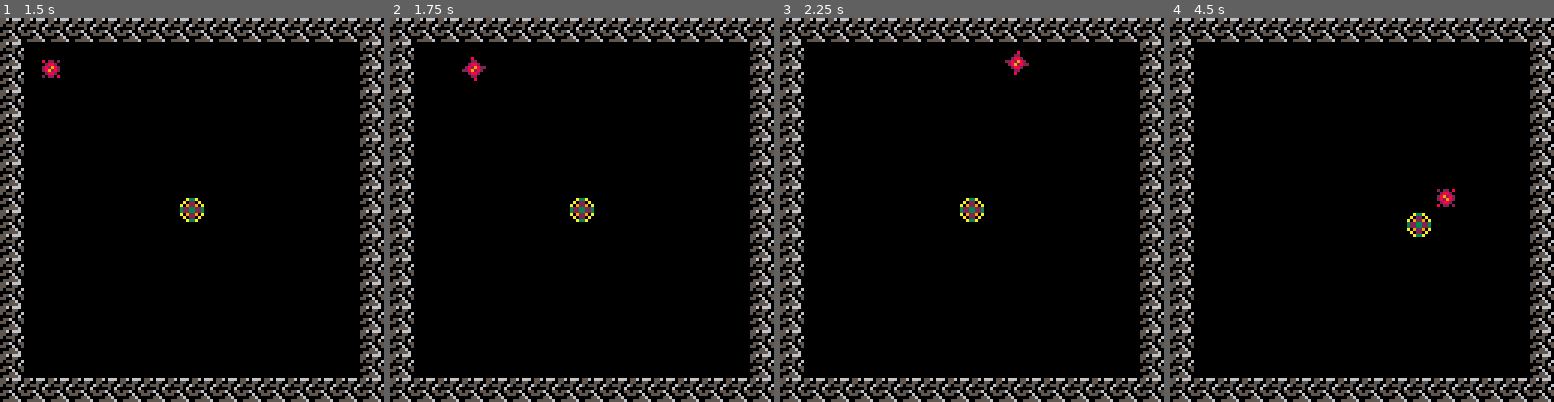
Above: before the commit, frames 1-4 (left to right).
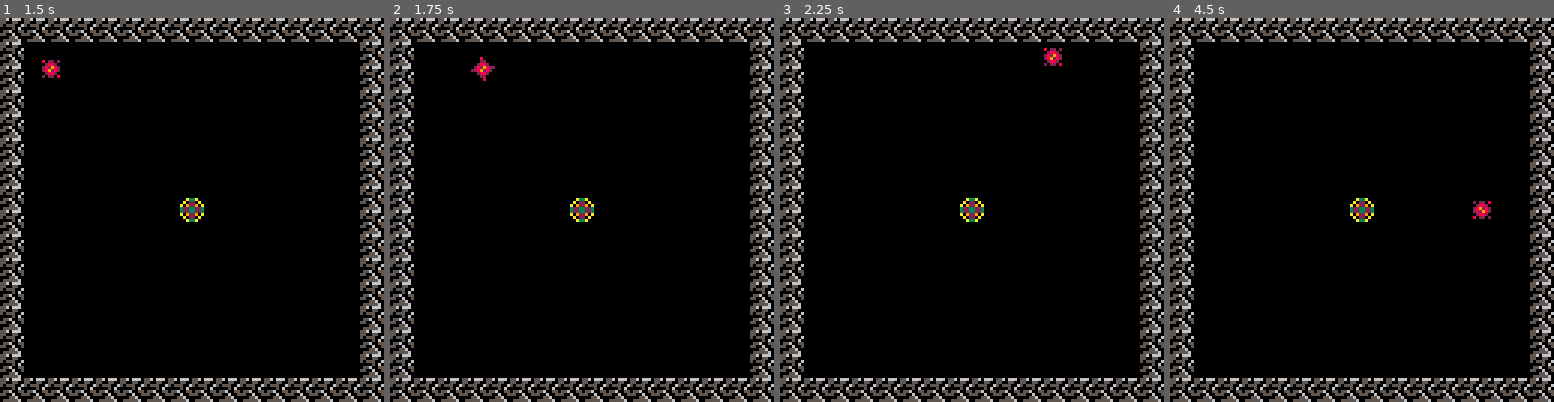
Above: after the commit, the same moments.

Repository: Nakeeb0/NAHL
Game: PICO-8 cartridge nahl.p8
Two runs of this game, one before a commit and one after it. Both use one fixed random seed, a clock stepped at 60 frames per second and the inputs below.
Inputs:
- Up to frame 1 (1.5 s): tap O (Z key) at 0.7 s
- Up to frame 2 (1.75 s): hold Right from 1.6 s (still down); tap O (Z key) at 1.7 s
- Up to frame 3 (2.25 s): release Right at 2.1 s; tap O (Z key) at 2.1 s; hold Up from 2.15 s (still down)
- Up to frame 4 (4.5 s): release Up at 2.42 s; hold Right 2.47-3.03 s; tap O (Z key) every 0.4 s from 2.5 to 4.1 s; hold Left 3.08-3.58 s; hold Down 3.63-3.97 s; hold Right from 4.02 s (still down)

Frame 1 is identical in both runs. In frame 2, 0.2% of the frame differs, in the area x 18-28%, y 10-17%; in frame 3, 0.3%; in frame 4, 0.9%, in the area x 46-84%, y 44-58%.

Commit message:
changes to move_actor with new collide sound

Diff:
--- a/nahl.lua
+++ b/nahl.lua
@@ -43,26 +43,30 @@
 	return vec2d.new(-va.x, -va.y)
 end
 
+function vec2d:proj(vb) --u is vb, v is self
+	return self * (self:dot(vb) / (self:magnitude() * self:magnitude()))
+end
+
 actor = {}
 function make_actor(index, x, y)
-	a={
+	a = {
 		index = index,
 		pos = vec2d.new(x, y),
 		vel = vec2d.new(0, 0),
-		accel = 0.2,
+		accel = 0.4,
 		frame = 0,
 		t = 0,
-		friction = 0.9,
-		bounce  = 0.8,
+		friction = 0.85,
+		bounce = 0.7,
 		frames = 6,
 		velocity_cutoff = 0.25,
 		dash_speed = 2.5,
 		hp = 5,
 		control = true,
 		w = 4,
-		h = 4
+		h = 4,
 	}
-	add(actor,a)
+	add(actor, a)
 	return a
 end
 player = make_actor(17, 16, 16)
@@ -90,25 +94,25 @@
 end
 
 function actor_collision(a, b)
-	return not (a.pos.x + a.w < b.pos.x - b.w or
-			a.pos.x - a.w > b.pos.x + b.w or
-			a.pos.y + a.h < b.pos.y - b.h or
-			a.pos.y - a.h > b.pos.y + b.h)
+	return not (
+		a.pos.x + a.w < b.pos.x - b.w
+		or a.pos.x - a.w > b.pos.x + b.w
+		or a.pos.y + a.h < b.pos.y - b.h
+		or a.pos.y - a.h > b.pos.y + b.h
+	)
 end
 
 function move_actor(a)
-	for a in all(actor) do
-		for a2 in all(actor) do
-			if a ~= a2 then
-				if actor_collision(a, a2) then
-					sfx(1)
-					local dir = (a.pos - a2.pos):normalize()
-					local force = dir:magnitude()
-					if force > 0 then
-						a.vel += dir * a2.vel:magnitude() * 0.5
-						a2.vel -= dir * a.vel:magnitude() * 0.5
-					end
-				end
+	for b in all(actor) do
+		if a ~= b then
+			if actor_collision(a, b) then
+				sfx(1)
+				local dir_a = (b.pos - a.pos):normalize()
+				local dir_b = (a.pos - b.pos):normalize()
+				local force_a = dir_a:proj(a.vel)
+				local force_b = dir_b:proj(b.vel)
+				a.vel += (force_b - force_a)
+				b.vel += (force_a - force_b)
 			end
 		end
 	end
@@ -130,18 +134,25 @@
 function _update60()
 	local x = 0
 	local y = 0
-	if (btn(0)) then x -= 1 end
-	if (btn(1)) then x += 1 end
-	if (btn(2)) then y -= 1 end
-	if (btn(3)) then y += 1 end
+	if btn(0) then
+		x -= 1
+	end
+	if btn(1) then
+		x += 1
+	end
+	if btn(2) then
+		y -= 1
+	end
+	if btn(3) then
+		y += 1
+	end
 	local input_vec = vec2d.new(x, y)
 	local input_acc = input_vec:normalize() * player.accel
 	player.vel += input_acc
-	if (btn(4) and input_vec:magnitude() > 0) then
-		 player.vel = input_vec:normalize() * player.dash_speed
+	if btn(4) and input_vec:magnitude() > 0 then
+		player.vel = input_vec:normalize() * player.dash_speed
 	end
 	move_actor(player)
-	move_actor(ai)
 end
 
 function _draw()
@@ -160,7 +171,7 @@
 		elseif mag >= 2.5 then
 			anim_speed = 4
 		end
-		act.frame = flr(act.t/anim_speed) % act.frames
+		act.frame = flr(act.t / anim_speed) % act.frames
 		act.t += 1
 		if act.vel:magnitude() < act.velocity_cutoff then
 			act.frame = 0
--- /dev/null
+++ b/nahla.p8
@@ -0,0 +1,44 @@
+pico-8 cartridge // http://www.pico-8.com
+version 41
+__lua__
+#include nahl.lua
+…(17 lines of a section not shown)…
+__gff__
+0080000000000000000000000000000000000000000000000000000000000000000000000000000000000000000000000000000000000000000000000000000000000000000000000000000000000000000000000000000000000000000000000000000000000000000000000000000000000000000000000000000000000000
+0000000000000000000000000000000000000000000000000000000000000000000000000000000000000000000000000000000000000000000000000000000000000000000000000000000000000000000000000000000000000000000000000000000000000000000000000000000000000000000000000000000000000000
+__map__
+0101010101010101010101010101010100000000000000000000000000000000000000000000000000000000000000000000000000000000000000000000000000000000000000000000000000000000000000000000000000000000000000000000000000000000000000000000000000000000000000000000000000000000
+0100000000000000000000000000000100000000000000000000000000000000000000000000000000000000000000000000000000000000000000000000000000000000000000000000000000000000000000000000000000000000000000000000000000000000000000000000000000000000000000000000000000000000
+01000a0a0a000000000000000000000100000000000000000000000000000000000000000000000000000000000000000000000000000000000000000000000000000000000000000000000000000000000000000000000000000000000000000000000000000000000000000000000000000000000000000000000000000000
+01000a0a0a0a0000000000000000000100000000000000000000000000000000000000000000000000000000000000000000000000000000000000000000000000000000000000000000000000000000000000000000000000000000000000000000000000000000000000000000000000000000000000000000000000000000
+01000a0a000a0000000000000000000100000000000000000000000000000000000000000000000000000000000000000000000000000000000000000000000000000000000000000000000000000000000000000000000000000000000000000000000000000000000000000000000000000000000000000000000000000000
+01000a0a000a0000000000000000000100000000000000000000000000000000000000000000000000000000000000000000000000000000000000000000000000000000000000000000000000000000000000000000000000000000000000000000000000000000000000000000000000000000000000000000000000000000
+01000a0a0a0a0000000000000000000100000000000000000000000000000000000000000000000000000000000000000000000000000000000000000000000000000000000000000000000000000000000000000000000000000000000000000000000000000000000000000000000000000000000000000000000000000000
+01000a0a0a000000000000000000000100000000000000000000000000000000000000000000000000000000000000000000000000000000000000000000000000000000000000000000000000000000000000000000000000000000000000000000000000000000000000000000000000000000000000000000000000000000
+01000a0a00000000000000000000000100000000000000000000000000000000000000000000000000000000000000000000000000000000000000000000000000000000000000000000000000000000000000000000000000000000000000000000000000000000000000000000000000000000000000000000000000000000
+0100000000000000000000000000000100000000000000000000000000000000000000000000000000000000000000000000000000000000000000000000000000000000000000000000000000000000000000000000000000000000000000000000000000000000000000000000000000000000000000000000000000000000
+0100000000000000000000000000000100000000000000000000000000000000000000000000000000000000000000000000000000000000000000000000000000000000000000000000000000000000000000000000000000000000000000000000000000000000000000000000000000000000000000000000000000000000
+0100000000000000000000000000000100000000000000000000000000000000000000000000000000000000000000000000000000000000000000000000000000000000000000000000000000000000000000000000000000000000000000000000000000000000000000000000000000000000000000000000000000000000
+0100000000000000000000000000000100000000000000000000000000000000000000000000000000000000000000000000000000000000000000000000000000000000000000000000000000000000000000000000000000000000000000000000000000000000000000000000000000000000000000000000000000000000
+0100000000000000000000000000000100000000000000000000000000000000000000000000000000000000000000000000000000000000000000000000000000000000000000000000000000000000000000000000000000000000000000000000000000000000000000000000000000000000000000000000000000000000
+0100000000000000000000000000000100000000000000000000000000000000000000000000000000000000000000000000000000000000000000000000000000000000000000000000000000000000000000000000000000000000000000000000000000000000000000000000000000000000000000000000000000000000
+0101010101010101010101010101010100000000000000000000000000000000000000000000000000000000000000000000000000000000000000000000000000000000000000000000000000000000000000000000000000000000000000000000000000000000000000000000000000000000000000000000000000000000
+
+
+
Not shown, changed: 17 lines of the sprite sheet (__gfx__) section of nahla.p8
Not shown, changed: the sound effects (__sfx__) section of nahla.p8
